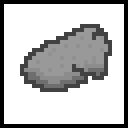
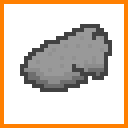
Layered file, before and after one edit (128×128). Changes by layer:
painted on "Background" over [0, 0, 128, 128]
